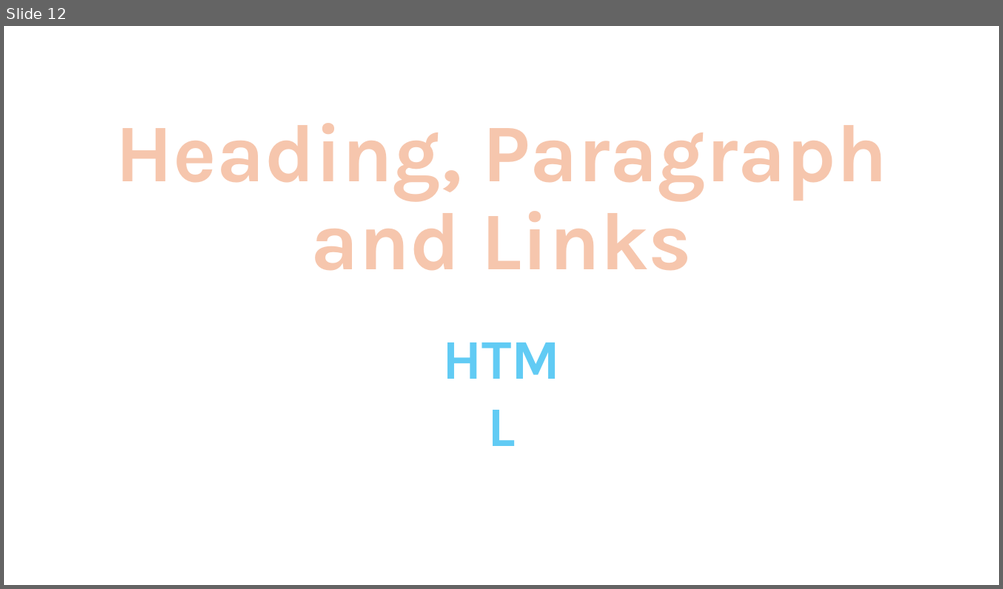
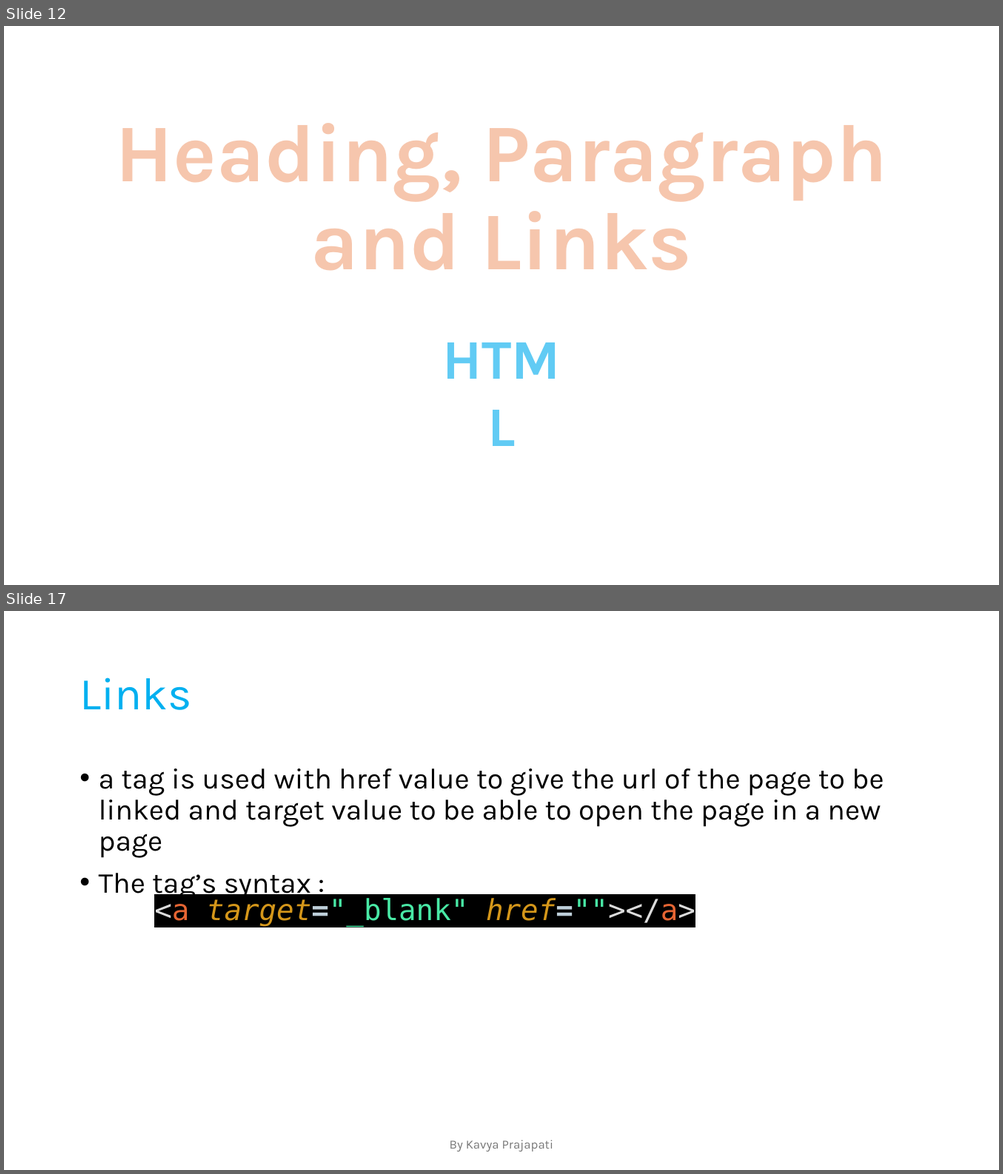
Before and after one commit to prajapati-satyam/Web-Development, a slide deck: Notes.pptx. Shown one above the other, each under a label of ours: slide 12 before the commit, slides 12 and 17 after it; the slides between them are not shown. The pictures are 1003x589 and 1003x1174 pixels, drawn with LibreOffice and Linux fonts; fonts in the diff are those of the drawing. Boxes give left, top, right and bottom in pixels: in the first picture for what was removed or moved away, otherwise in the second. Text is boxed around its words. In the diff, an @@ line names an element or a change of style, - is before the commit and + after.

```diff
--- a/Notes.pptx
+++ b/Notes.pptx
@@ slide 17 added at box(4, 611, 999, 1170), background #FFFFFF @@
@@ title added at box(79, 678, 191, 710), 44 pt, text #00B0F0 @@
+Links
@@ text added at box(99, 769, 883, 928), 28 pt, text #000000 @@
+• a tag is used with href value to give the url of the page to be linked and target value to be able to open the page in a new page
+• The tag’s syntax :
+<a target="_blank" href=""></a>
@@ text added at box(449, 1140, 553, 1152), 12 pt, text #797979 @@
+By Kavya Prajapati
```
Also in this commit, not shown: 14 other slides added.
